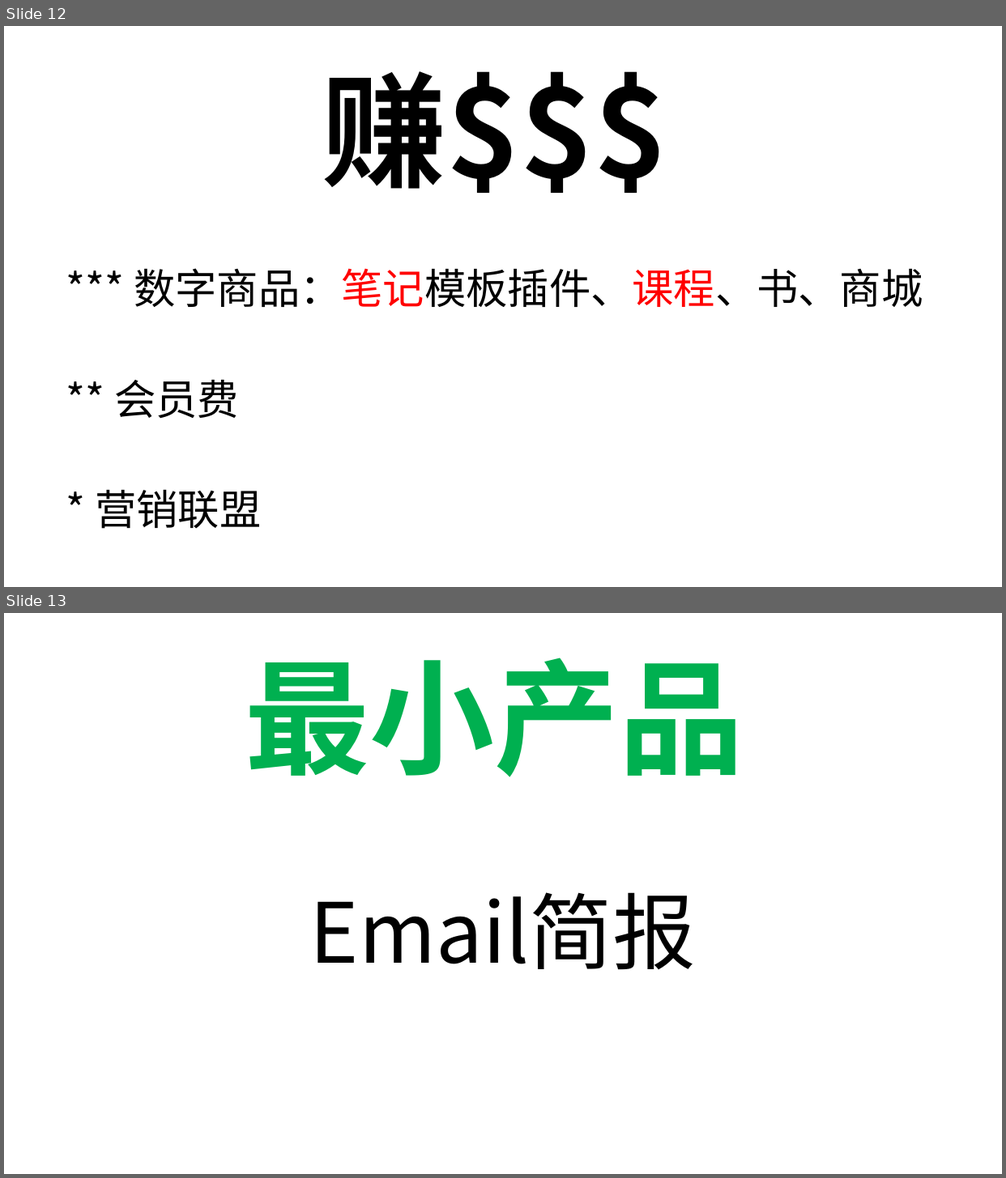
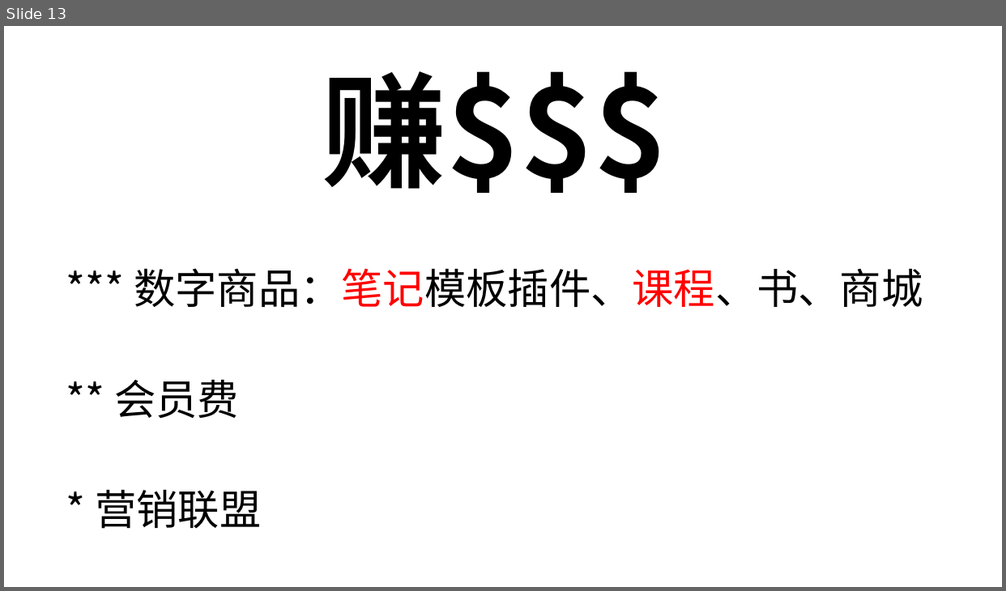
Before and after one commit to aistudybar/ob-OnePersonCompany, a slide deck: _attachment/一人公司（OPC）.pptx. Shown one above the other, each under a label of ours: slides 12 and 13 before the commit, slide 13 after it. The pictures are 1006x1178 and 1006x591 pixels, drawn with LibreOffice and Linux fonts; fonts in the diff are those of the drawing. Boxes give left, top, right and bottom in pixels: in the first picture for what was removed or moved away, otherwise in the second. Text is boxed around its words. In the diff, an @@ line names an element or a change of style, - is before the commit and + after.

```diff
--- a/_attachment/一人公司（OPC）.pptx
+++ b/_attachment/一人公司（OPC）.pptx
@@ slide 13 removed at [4, 613, 1002, 1174], background #FFFFFF @@
@@ title removed at [245, 658, 744, 777] @@
-最小产品
@@ subtitle removed at [310, 892, 696, 970] @@
-Email简报
@@ what was slide 12 is now slide 13 @@
```
Also in this commit, not shown: 1 slide changed, 6 slides added.
